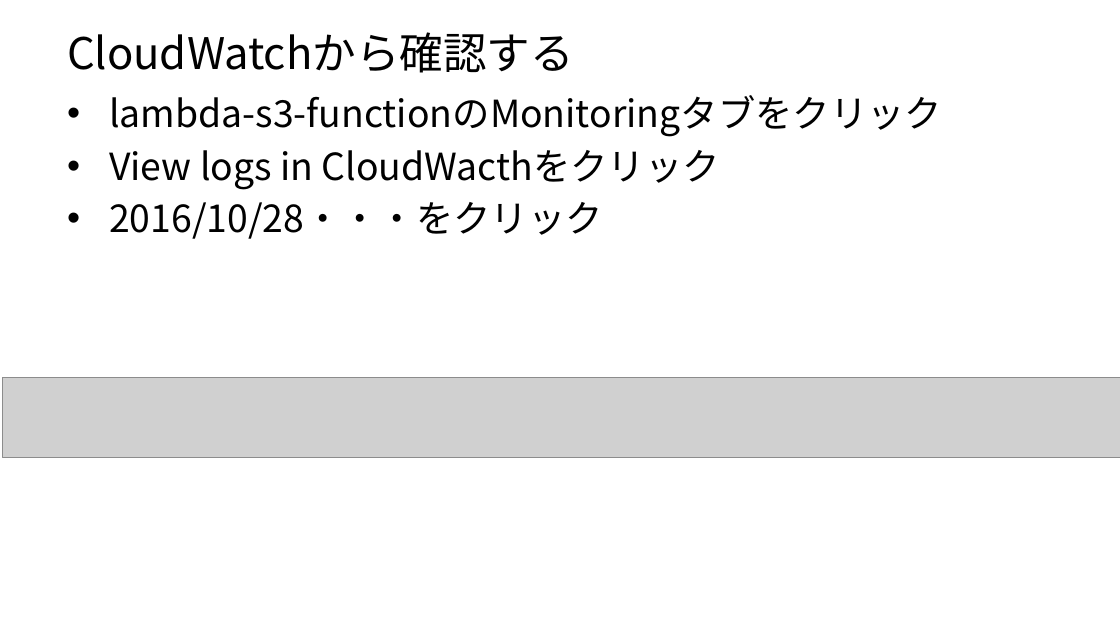
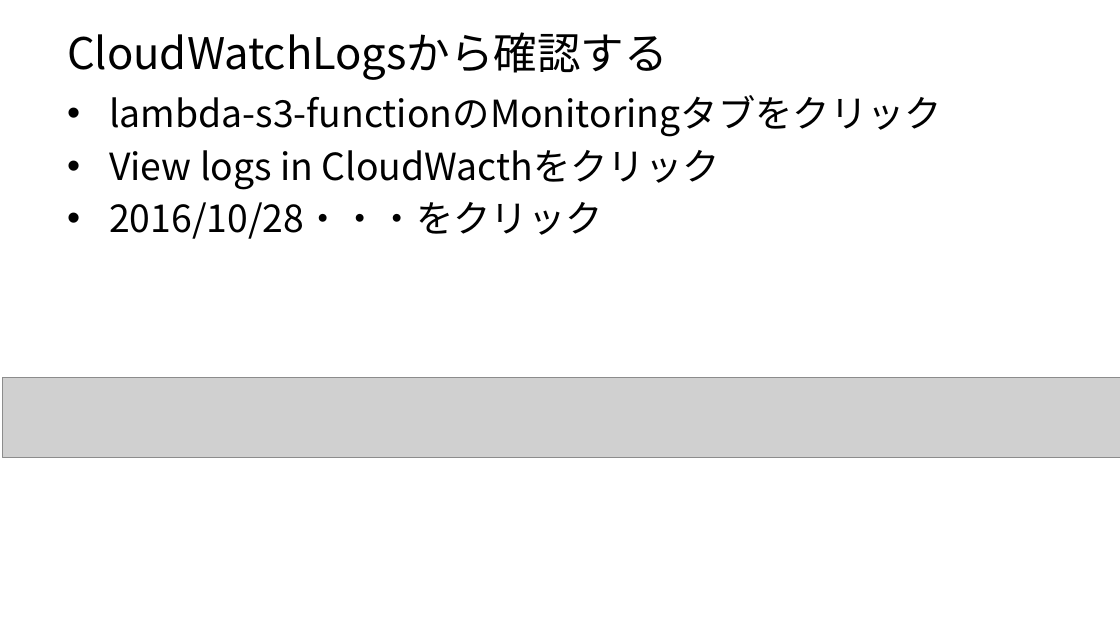
Before and after one commit to jaws-ug-tohoku/hands-on_mobileapp, a slide deck: slide 22 of Lambda/Lambda編.pptx (slide 15 before the commit). Drawn at 1120x630 pixels with LibreOffice and Linux fonts; fonts in the diff are those of the drawing; grey boxes stand for pictures. Boxes give left, top, right and bottom in pixels: in the first picture for what was removed or moved away, otherwise in the second. Text is boxed around its words. In the diff, an @@ line names an element or a change of style, - is before the commit and + after.

```diff
--- a/Lambda/Lambda編.pptx
+++ b/Lambda/Lambda編.pptx
@@ title at <box>67,32,668,80</box>: text changed @@
-CloudWatchから確認する
+CloudWatchLogsから確認する
```
Also in this commit, not shown: 1 other slide changed, 12 slides added, 5 slides removed.
